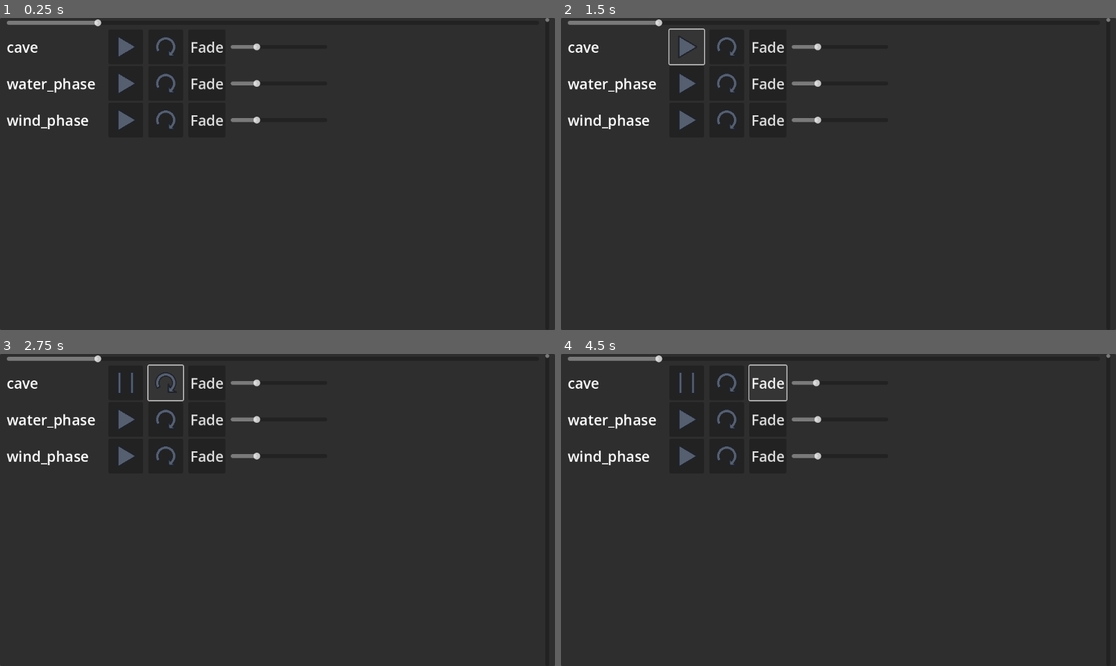
Above: before the commit, frames 1-4 (two rows, left to right).
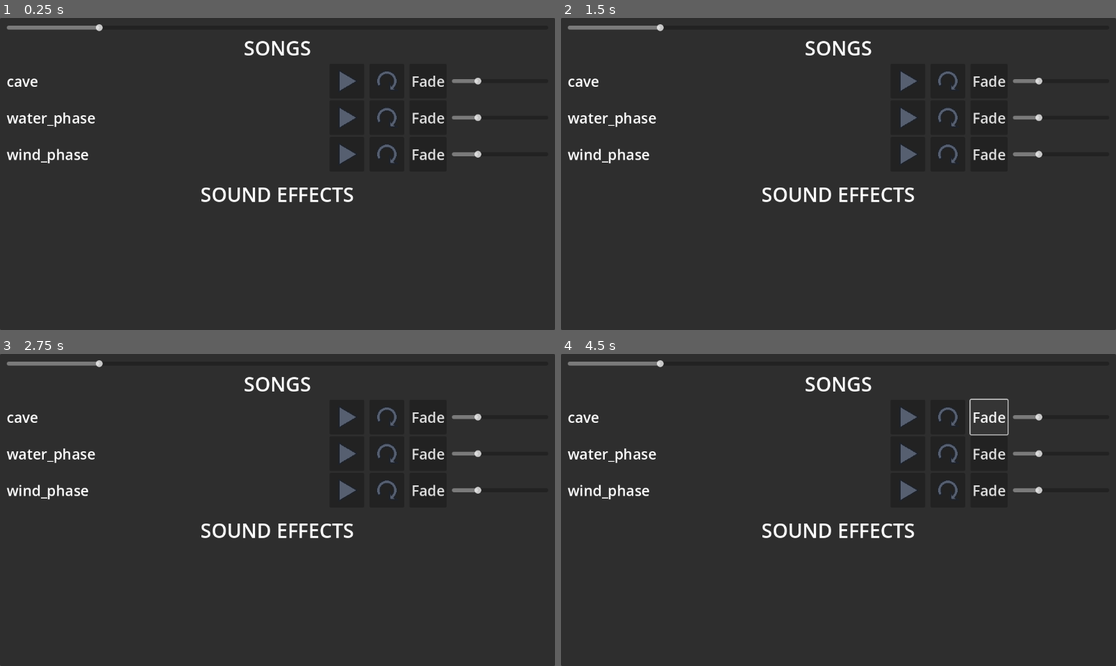
Above: after the commit, the same moments.

Repository: TheDarkOfSOOS/dnd-music-player
Game: Godot game, scene res://scenes/main_scene.tscn
Two runs of this game, one before a commit and one after it. Both use one fixed random seed, a clock stepped at 60 frames per second and the inputs below.
Inputs (mouse positions are in pixels of both pictures, inside the frame that each line leads up to):
- Up to frame 1 (0.25 s): no input
- Up to frame 2 (1.5 s): click (688, 46) at 0.52 s; click (688, 46) at 1.27 s
- Up to frame 3 (2.75 s): click (166, 382) at 2.02 s
- Up to frame 4 (4.5 s): click (727, 382) at 2.77 s; click (727, 382) at 3.52 s; click "Fade" at 4.25 s

The runs differ from the first frame. In frame 1, 4.2% of the frame differs, in the area x 1-99%, y 0-60%; in frame 2, 4.3%; in frame 3, 4.3%; in frame 4, 4.4%.

Commit message:
added song and effect different container, added scrollbar

Diff:
--- a/project.godot
+++ b/project.godot
@@ -19,11 +19,6 @@
 
 buses/default_bus_layout="uid://dvp6ouwet1ksy"
 
-[display]
-
-window/size/mode=2
-window/size/resizable=false
-
 [rendering]
 
 textures/canvas_textures/default_texture_filter=0
--- a/scenes/main_scene.gd
+++ b/scenes/main_scene.gd
@@ -4,7 +4,8 @@
 var bus_name: String = "Master"
 var bus_index: int
 @onready var master_slider = %Master_slider
-@onready var master_container = %Master_song_container
+@onready var master_song_container = %Master_song_container
+@onready var master_effect_container: VBoxContainer = %Master_effect_container
 const song_container_scene : PackedScene = preload("res://scenes/song_container.tscn")
 
 const effects_path : String = "res://resources/audios/sound_effects/"
@@ -36,7 +37,9 @@
 					new_song.audio_stream = AudioStreamMP3.load_from_file(dir.get_current_dir()+"/"+file_name)
 					if sfx:
 						new_song.is_sfx = true
-					master_container.add_child(new_song)
+						master_effect_container.add_child(new_song)
+					else:
+						master_song_container.add_child(new_song)
 			else:
 				pass
 			file_name = dir.get_next()
--- a/scenes/main_scene.tscn
+++ b/scenes/main_scene.tscn
@@ -26,35 +26,54 @@
 anchor_bottom = 1.0
 grow_horizontal = 2
 grow_vertical = 2
-theme_override_constants/margin_right = 12
+size_flags_vertical = 3
+theme_override_constants/margin_left = 14
+theme_override_constants/margin_top = 10
+theme_override_constants/margin_right = 14
+theme_override_constants/margin_bottom = 10
 
-[node name="VSlider" type="VScrollBar" parent="Panel/MarginContainer"]
-layout_mode = 2
-size_flags_horizontal = 10
-
-[node name="MarginContainer2" type="MarginContainer" parent="Panel"]
-layout_mode = 1
-anchors_preset = 15
-anchor_right = 1.0
-anchor_bottom = 1.0
-grow_horizontal = 2
-grow_vertical = 2
-theme_override_constants/margin_left = 14
-theme_override_constants/margin_right = 33
-
-[node name="HBoxContainer" type="HBoxContainer" parent="Panel/MarginContainer2"]
+[node name="VBoxContainer" type="VBoxContainer" parent="Panel/MarginContainer"]
 layout_mode = 2
 
-[node name="Master_song_container" type="VBoxContainer" parent="Panel/MarginContainer2/HBoxContainer"]
-unique_name_in_owner = true
-layout_mode = 2
-size_flags_horizontal = 3
-
-[node name="Master_slider" type="HSlider" parent="Panel/MarginContainer2/HBoxContainer/Master_song_container"]
+[node name="Master_slider" type="HSlider" parent="Panel/MarginContainer/VBoxContainer"]
 unique_name_in_owner = true
 custom_minimum_size = Vector2(0, 20)
 layout_mode = 2
 max_value = 6.0
 step = 0.01
 
-[connection signal="value_changed" from="Panel/MarginContainer2/HBoxContainer/Master_song_container/Master_slider" to="." method="_on_master_slider_value_changed"]
+[node name="Songs_scroll_container" type="ScrollContainer" parent="Panel/MarginContainer/VBoxContainer"]
+layout_mode = 2
+size_flags_vertical = 3
+horizontal_scroll_mode = 0
+
+[node name="Master_song_container" type="VBoxContainer" parent="Panel/MarginContainer/VBoxContainer/Songs_scroll_container"]
+unique_name_in_owner = true
+layout_mode = 2
+size_flags_horizontal = 3
+
+[node name="Song_label" type="Label" parent="Panel/MarginContainer/VBoxContainer/Songs_scroll_container/Master_song_container"]
+layout_mode = 2
+theme_override_font_sizes/font_size = 41
+text = "songs"
+horizontal_alignment = 1
+uppercase = true
+
+[node name="Effects_scroll_container" type="ScrollContainer" parent="Panel/MarginContainer/VBoxContainer"]
+layout_mode = 2
+size_flags_vertical = 3
+horizontal_scroll_mode = 0
+
+[node name="Master_effect_container" type="VBoxContainer" parent="Panel/MarginContainer/VBoxContainer/Effects_scroll_container"]
+unique_name_in_owner = true
+layout_mode = 2
+size_flags_horizontal = 3
+
+[node name="Effects_label" type="Label" parent="Panel/MarginContainer/VBoxContainer/Effects_scroll_container/Master_effect_container"]
+layout_mode = 2
+theme_override_font_sizes/font_size = 41
+text = "sound effects"
+horizontal_alignment = 1
+uppercase = true
+
+[connection signal="value_changed" from="Panel/MarginContainer/VBoxContainer/Master_slider" to="." method="_on_master_slider_value_changed"]
--- a/scenes/song_container.tscn
+++ b/scenes/song_container.tscn
@@ -11,6 +11,7 @@
 [node name="Label" type="Label" parent="."]
 custom_minimum_size = Vector2(200, 0)
 layout_mode = 2
+size_flags_horizontal = 3
 theme_override_font_sizes/font_size = 30
 text = "Water Phase"
 vertical_alignment = 1
